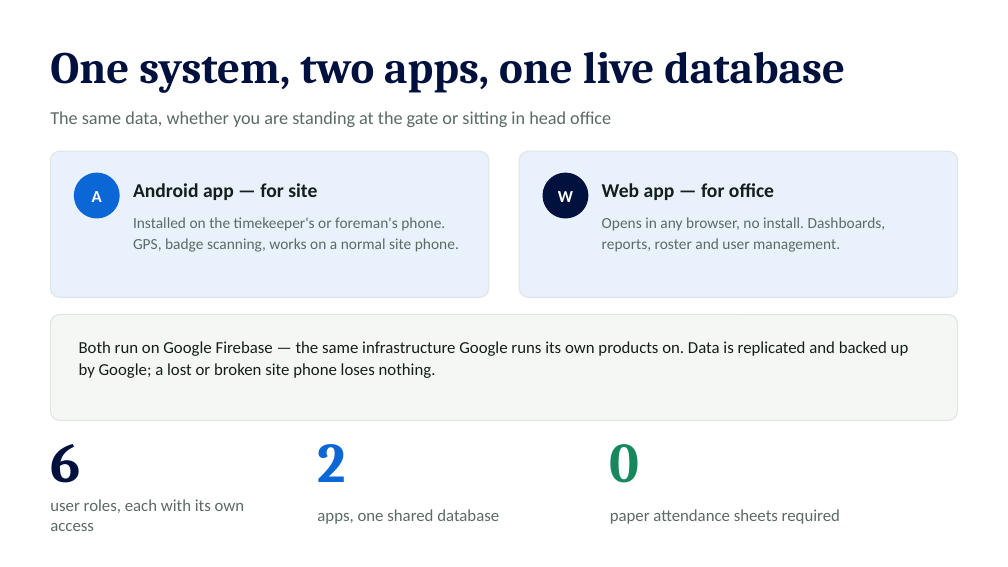
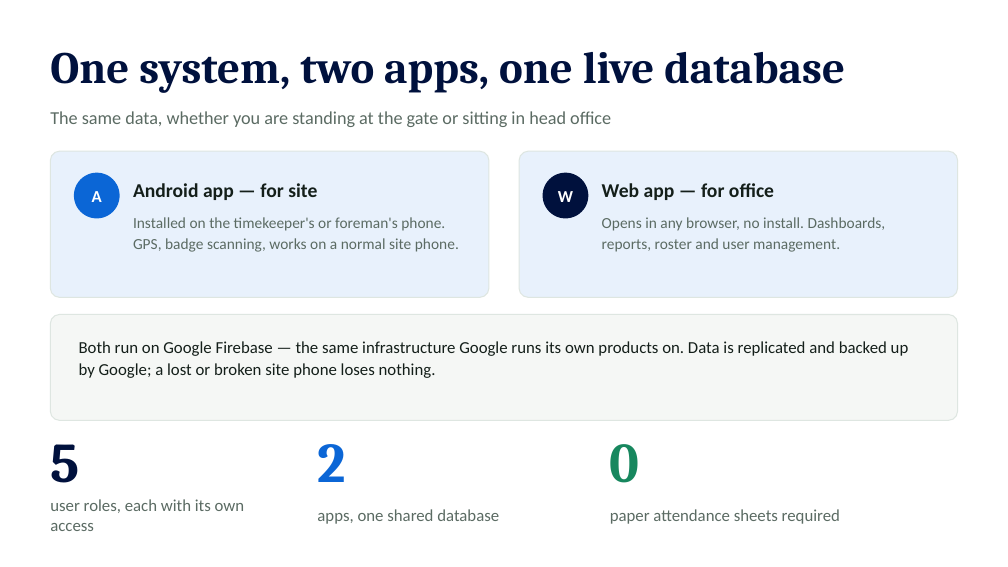
Before and after one commit to ui-sameerkhan/mini-agent-sameer, a slide deck: slide 3 of docs/SitePulse_HR_Presentation.pptx. Drawn at 1008x567 pixels with LibreOffice and Linux fonts; fonts in the diff are those of the drawing. Boxes give left, top, right and bottom in pixels: in the first picture for what was removed or moved away, otherwise in the second. Text is boxed around its words. In the diff, an @@ line names an element or a change of style, - is before the commit and + after.

```diff
--- a/docs/SitePulse_HR_Presentation.pptx
+++ b/docs/SitePulse_HR_Presentation.pptx
@@ text at [50,444,79,483]: text changed @@
-6
+5
```
Also in this commit, not shown: 3 other slides changed, 8 other files.
